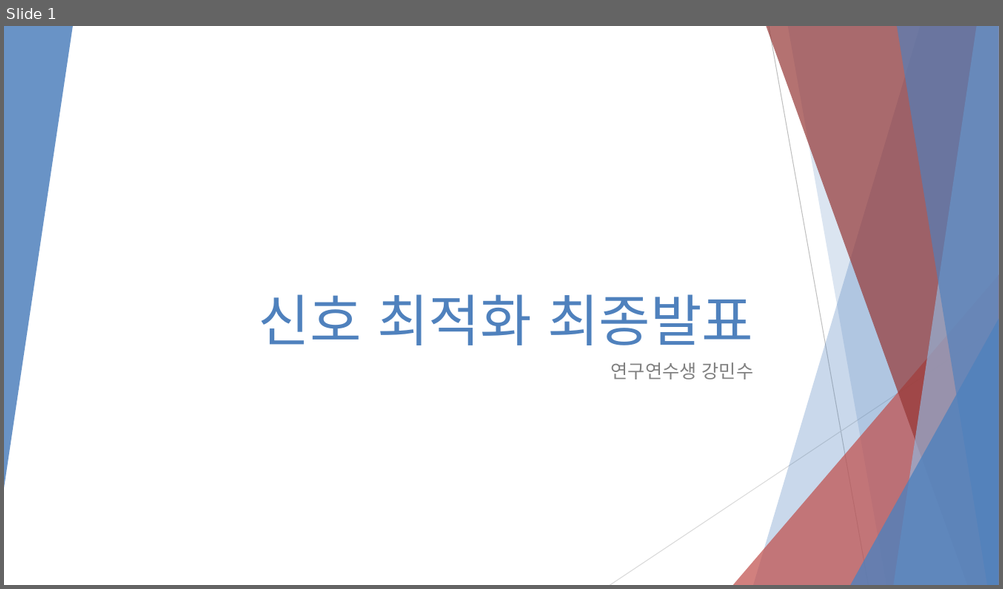
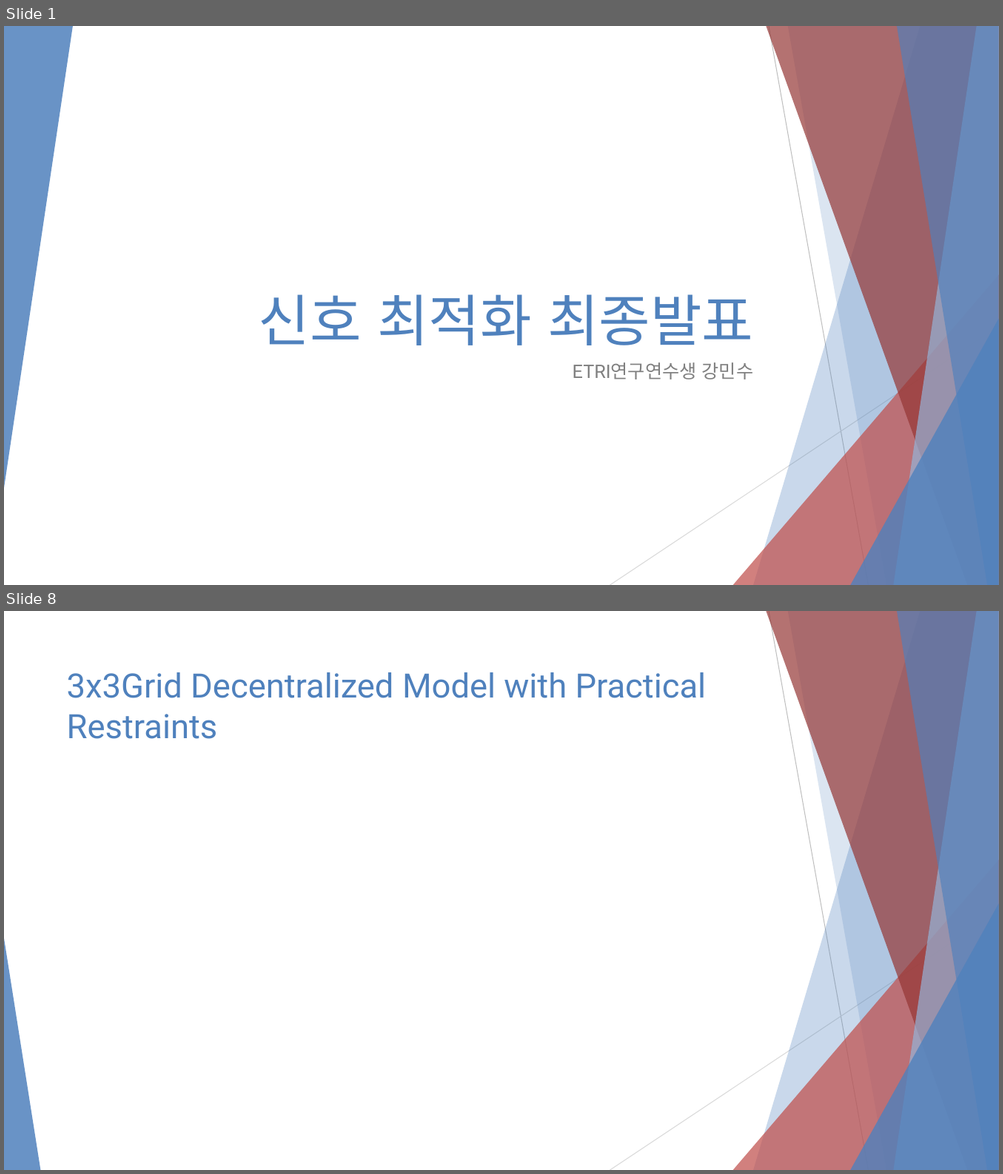
Before and after one commit to 3neutronstar/rl-constraints-traffic, a slide deck: Traffic Optimization Final Speech.pptx. Shown one above the other, each under a label of ours: slide 1 before the commit, slides 1 and 8 after it; the slides between them are not shown. The pictures are 1003x589 and 1003x1174 pixels, drawn with LibreOffice and Linux fonts; fonts in the diff are those of the drawing. Boxes give left, top, right and bottom in pixels: in the first picture for what was removed or moved away, otherwise in the second. Text is boxed around its words. In the diff, an @@ line names an element or a change of style, - is before the commit and + after.

```diff
--- a/Traffic Optimization Final Speech.pptx
+++ b/Traffic Optimization Final Speech.pptx
@@ slide 8 added at bbox=[4, 611, 999, 1170], background #FFFFFF; not listed: 9 template elements that a slide beside it also shows @@
@@ title added at bbox=[67, 672, 706, 739], 32.4 pt, text #4F81BD @@
+3x3Grid Decentralized Model with Practical Restraints
@@ triangle added at bbox=[4, 939, 40, 1170], fill #4F81BD at 85% opacity @@
@@ slide 1 changed as well @@
@@ subtitle at bbox=[572, 363, 754, 380]: text changed @@
-연구연수생 강민수
+ETRI연구연수생 강민수
```
Also in this commit, not shown: 6 other slides added, 5 slides removed.
